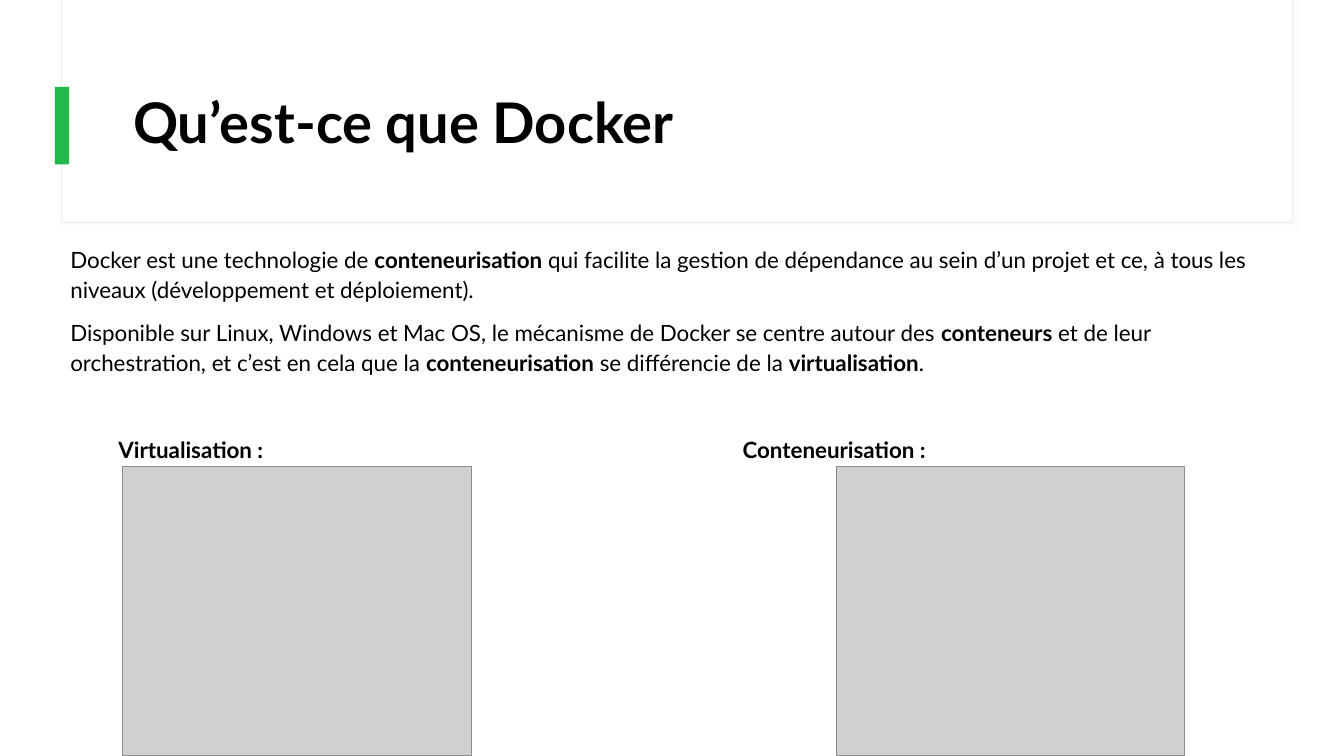
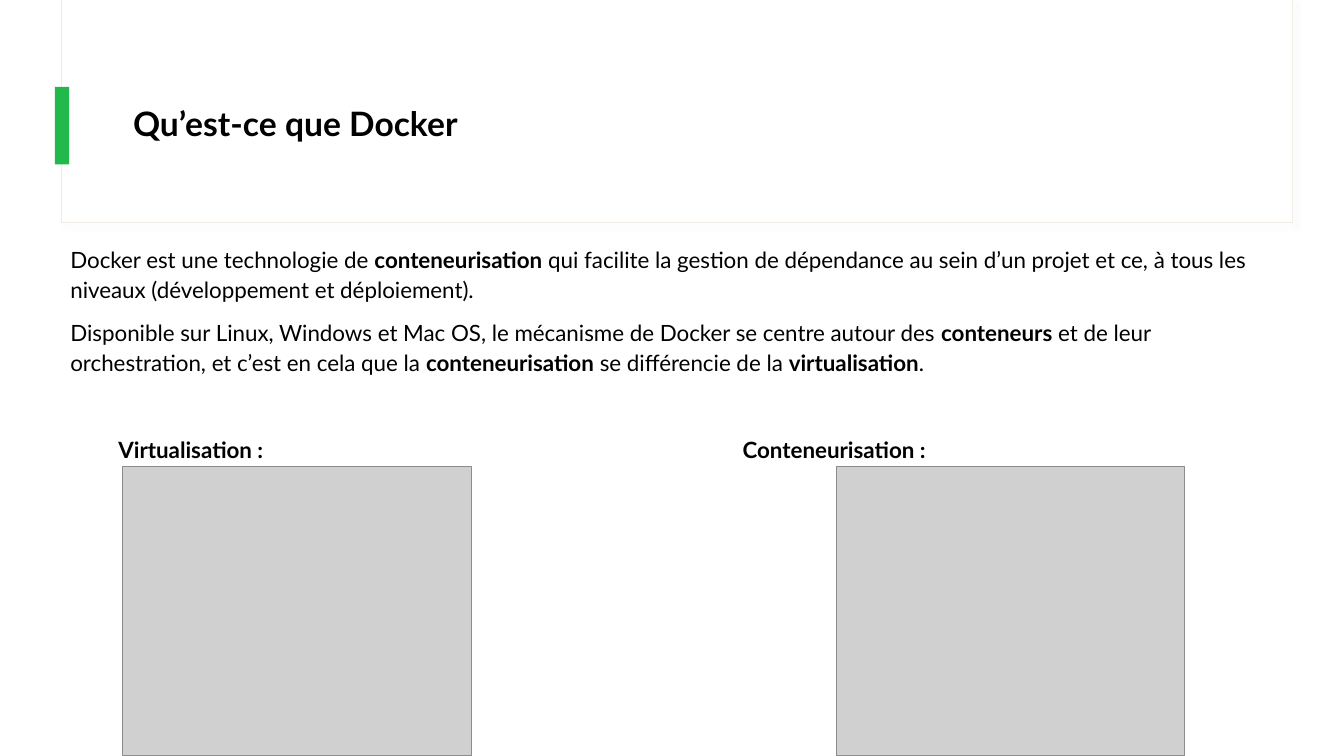
Before and after one commit to IPSSIASIDEV2/Jedy-DockerKubernetes-Formation, a slide deck: slide 7 of Cours/Cours.pptx. Drawn at 1344x756 pixels with LibreOffice and Linux fonts; fonts in the diff are those of the drawing; grey boxes stand for pictures. Boxes give left, top, right and bottom in pixels: in the first picture for what was removed or moved away, otherwise in the second. Text is boxed around its words. In the diff, an @@ line names an element or a change of style, - is before the commit and + after.

```diff
--- a/Cours/Cours.pptx
+++ b/Cours/Cours.pptx
@@ title "Qu’est-ce que Docker" at box(133, 110, 457, 142): size 40 to 24 pt @@
```
Also in this commit, not shown: 14 other slides changed, 6 slides added, 4 slides removed, 2 other files.
